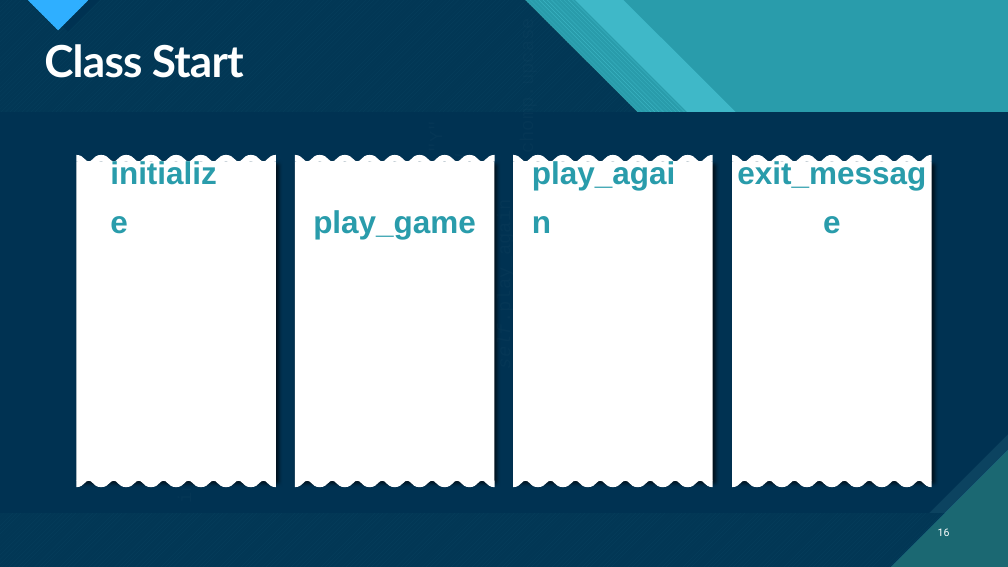
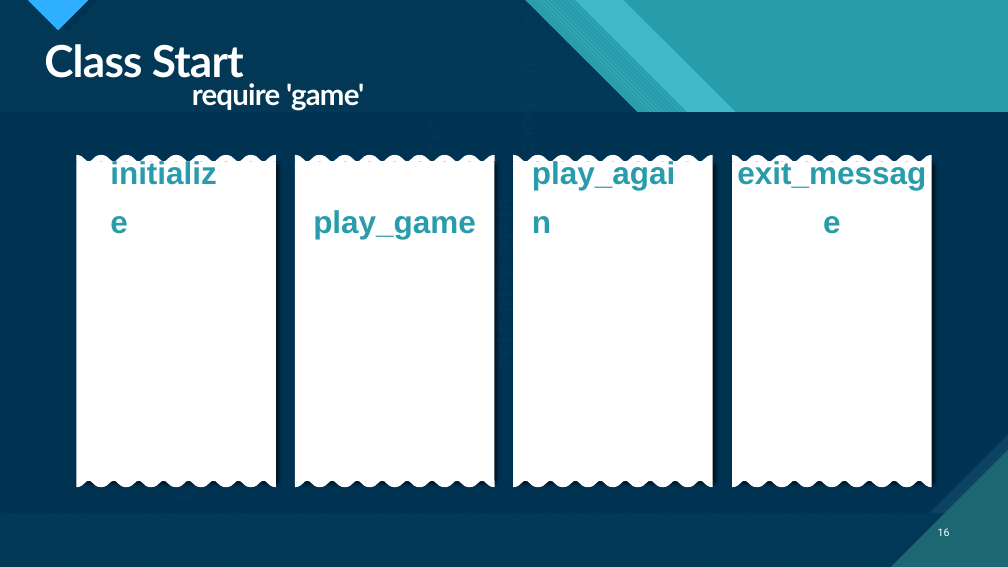
Before and after one commit to phuongThanhKMA/Ruby-Hangman-AT16, a slide deck: slide 16 of Presentation.pptx. Drawn at 1008x567 pixels with LibreOffice and Linux fonts; fonts in the diff are those of the drawing. Boxes give left, top, right and bottom in pixels: in the first picture for what was removed or moved away, otherwise in the second. Text is boxed around its words. In the diff, an @@ line names an element or a change of style, - is before the commit and + after.

```diff
--- a/Presentation.pptx
+++ b/Presentation.pptx
@@ text added at bbox=[192, 83, 364, 111], 28 pt, text #FFFFFF, bold @@
+require 'game'
```
Also in this commit, not shown: 2 other slides changed.
